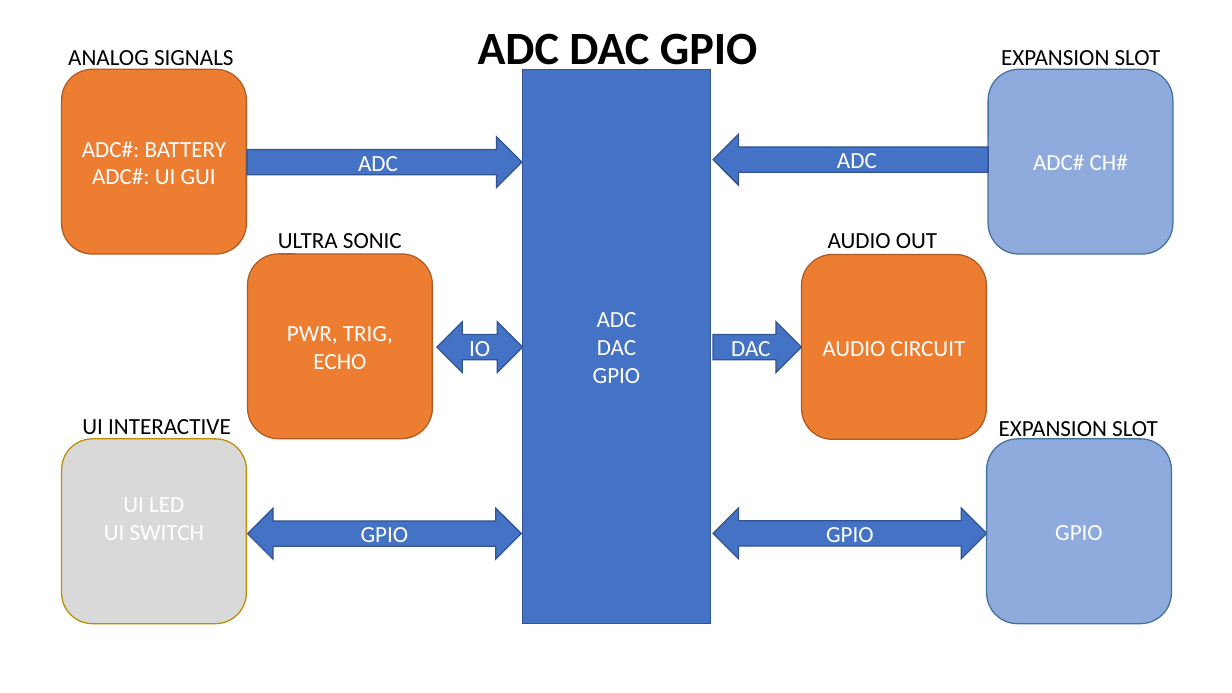
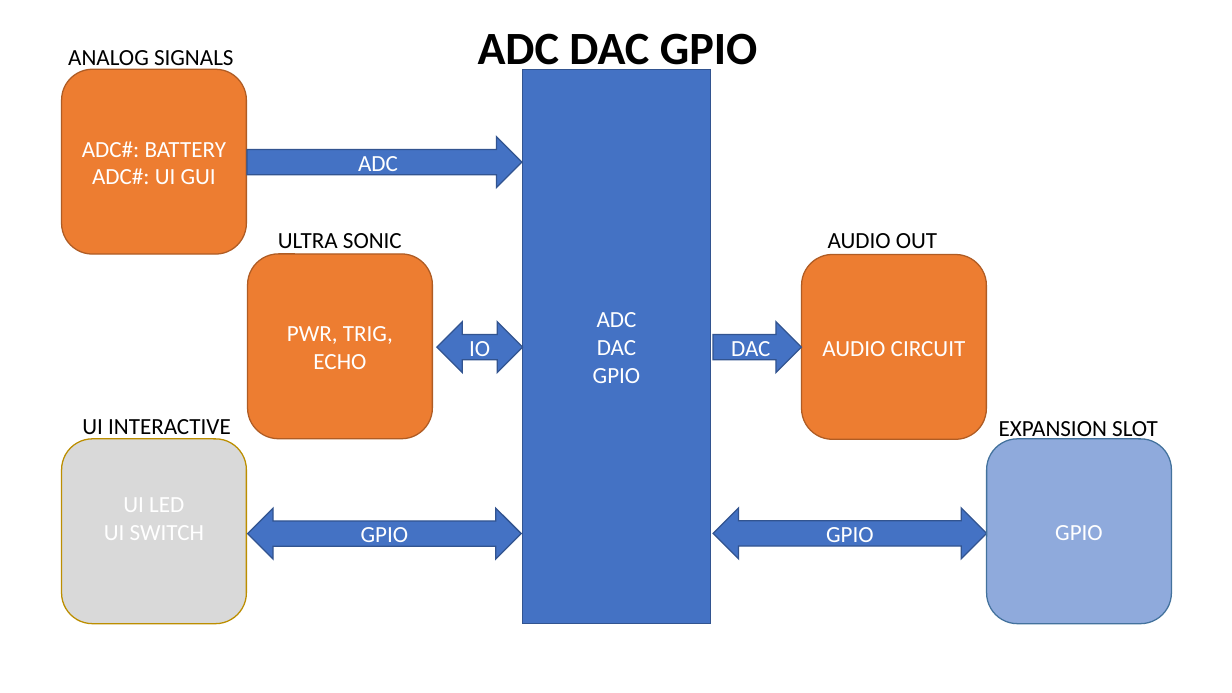
Before and after one commit to habworks/TechnologyDemonstrator, a slide deck: slide 5 of Documents/Block Diagram.pptx. Drawn at 1232x693 pixels with LibreOffice and Linux fonts; fonts in the diff are those of the drawing. Boxes give left, top, right and bottom in pixels: in the first picture for what was removed or moved away, otherwise in the second. Text is boxed around its words. In the diff, an @@ line names an element or a change of style, - is before the commit and + after.

```diff
--- a/Documents/Block Diagram.pptx
+++ b/Documents/Block Diagram.pptx
@@ text removed at [1001,50,1161,71] @@
-EXPANSION SLOT
@@ rounded rectangle removed at [988,69,1173,254] @@
-ADC# CH#
@@ left arrow removed at [714,134,989,185] @@
-ADC
```
Also in this commit, not shown: 17 other files.
